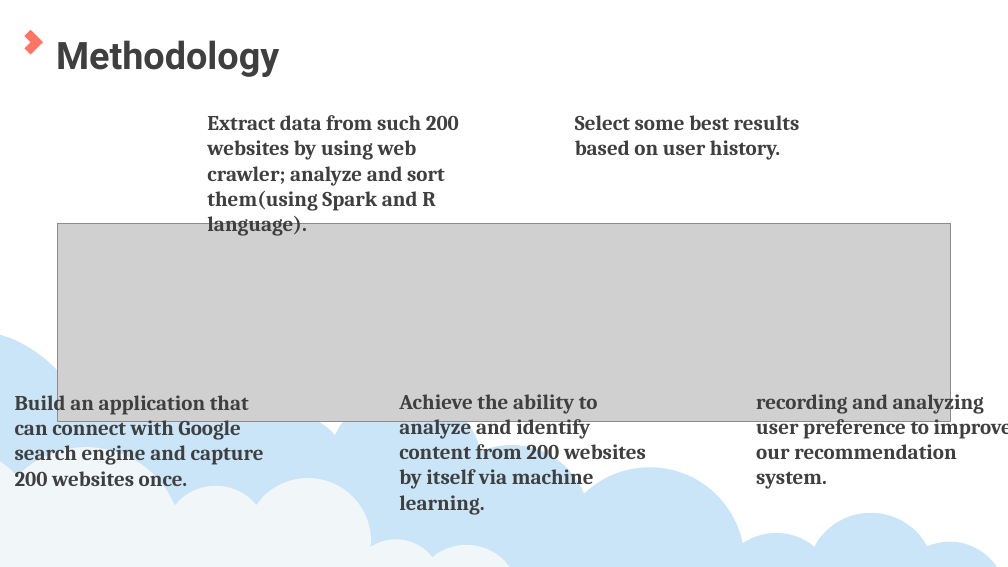
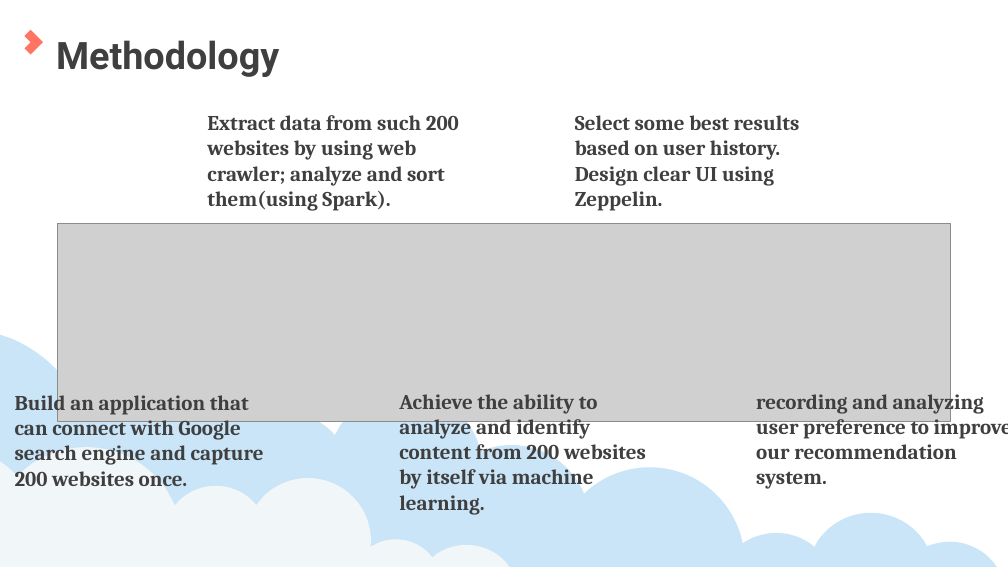
Before and after one commit to yingy4/CSYE7200FinalProject, a slide deck: slide 3 of CSYE7200TEAM1IPROPOSALPRESENTATION.pptx. Drawn at 1008x567 pixels with LibreOffice and Linux fonts; fonts in the diff are those of the drawing; grey boxes stand for pictures. Boxes give left, top, right and bottom in pixels: in the first picture for what was removed or moved away, otherwise in the second. Text is boxed around its words. In the diff, an @@ line names an element or a change of style, - is before the commit and + after.

```diff
--- a/CSYE7200TEAM1IPROPOSALPRESENTATION.pptx
+++ b/CSYE7200TEAM1IPROPOSALPRESENTATION.pptx
@@ text at (x1=207, y1=115, x2=459, y2=211): text changed @@
-Extract data from such 200 websites by using web crawler; analyze and sort them(using Spark and R language).
+Extract data from such 200 websites by using web crawler; analyze and sort them(using Spark).
@@ text at (x1=575, y1=115, x2=800, y2=211): text changed @@
-Select some best results based on user history.
+Select some best results based on user history. Design clear UI using Zeppelin.
```
Also in this commit, not shown: 4 other slides changed, 1 slide added, 1 slide removed.
